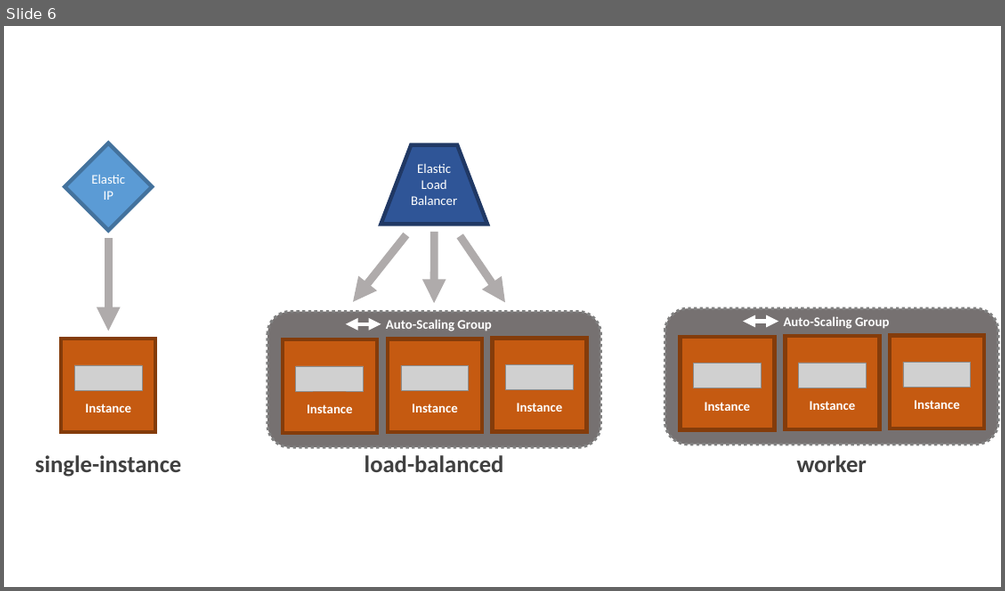
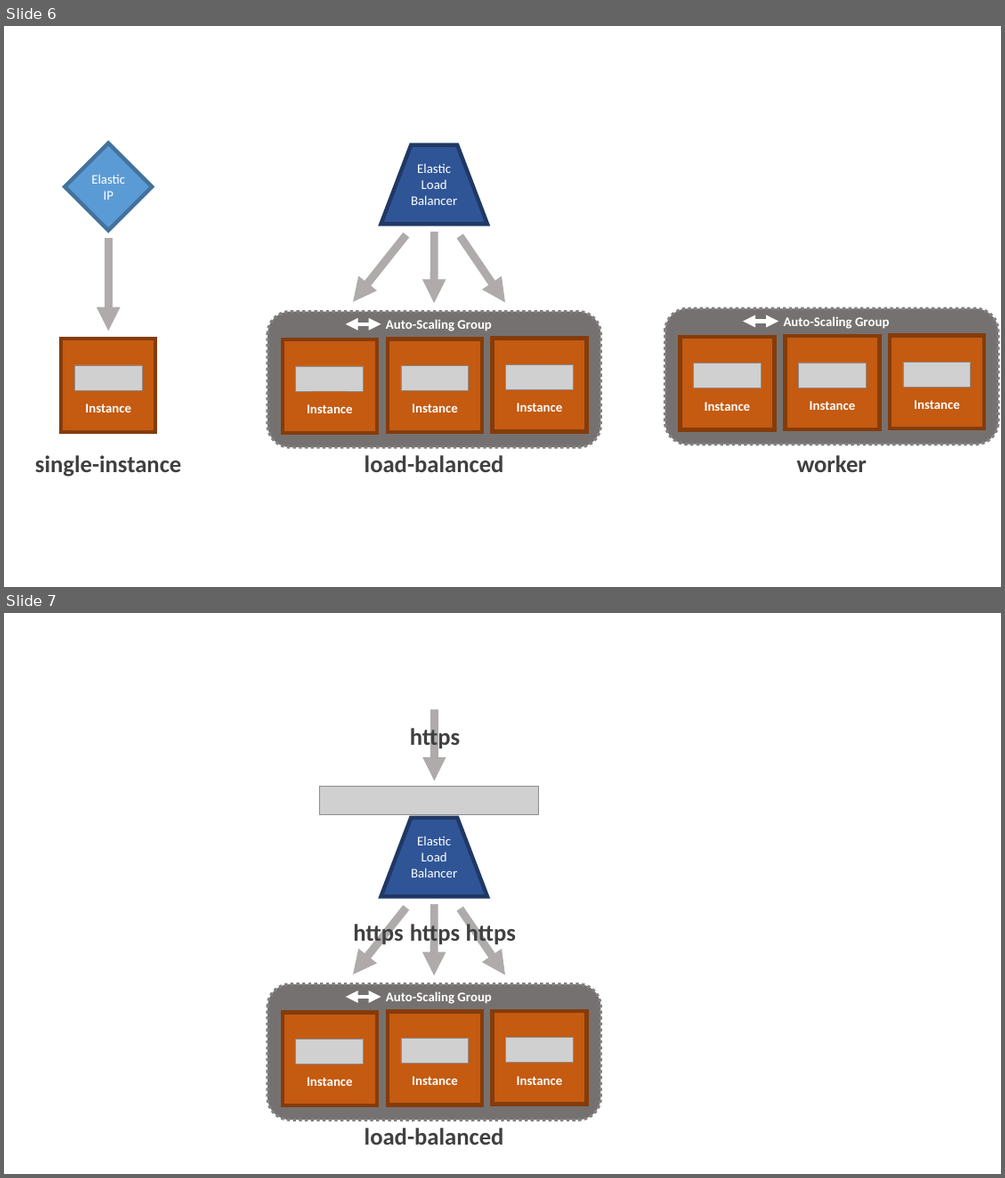
Before and after one commit to flyway/boxfuse.com, a slide deck: _sources/GettingStarted.pptx. Shown one above the other, each under a label of ours: slide 6 before the commit, slides 6 and 7 after it. The pictures are 1005x591 and 1005x1178 pixels, drawn with LibreOffice and Linux fonts; fonts in the diff are those of the drawing; grey boxes stand for pictures. Boxes give left, top, right and bottom in pixels: in the first picture for what was removed or moved away, otherwise in the second. Text is boxed around its words. In the diff, an @@ line names an element or a change of style, - is before the commit and + after.

```diff
--- a/_sources/GettingStarted.pptx
+++ b/_sources/GettingStarted.pptx
@@ slide 7 added at (x1=4, y1=613, x2=1001, y2=1174), background #FFFFFF @@
@@ arrow added from (434, 709) to (434, 780), #AFABAB 12 pt @@
@@ text added at (x1=410, y1=725, x2=460, y2=751), 36 pt, text #404040, bold @@
+https
@@ picture added at (x1=319, y1=786, x2=539, y2=815) @@
@@ trapezoid added at (x1=380, y1=818, x2=487, y2=896), fill #2F5597, outline #203864 6 pt, 20 pt, text #FFFFFF @@
+Elastic Load Balancer
@@ arrow added from (434, 904) to (434, 975), #AFABAB 12 pt @@
@@ arrow added from (406, 908) to (353, 974), #AFABAB 12 pt @@
@@ text added at (x1=353, y1=921, x2=403, y2=947), 36 pt, text #404040, bold @@
+https
@@ text added at (x1=410, y1=921, x2=460, y2=947), 36 pt, text #404040, bold @@
+https
@@ arrow added from (460, 908) to (505, 974), #AFABAB 12 pt @@
@@ text added at (x1=466, y1=921, x2=516, y2=947), 36 pt, text #404040, bold @@
+https
@@ group added at (x1=267, y1=984, x2=600, y2=1119): 3 rectangles, 3 pictures, 1 rounded rectangle, 1 double arrow, 1 text @@
+Instance
+Instance
+Instance
+Auto-Scaling Group
@@ text added at (x1=364, y1=1127, x2=504, y2=1144), 36 pt, text #404040, bold @@
+load-balanced
```
Also in this commit, not shown: 5 other files.
